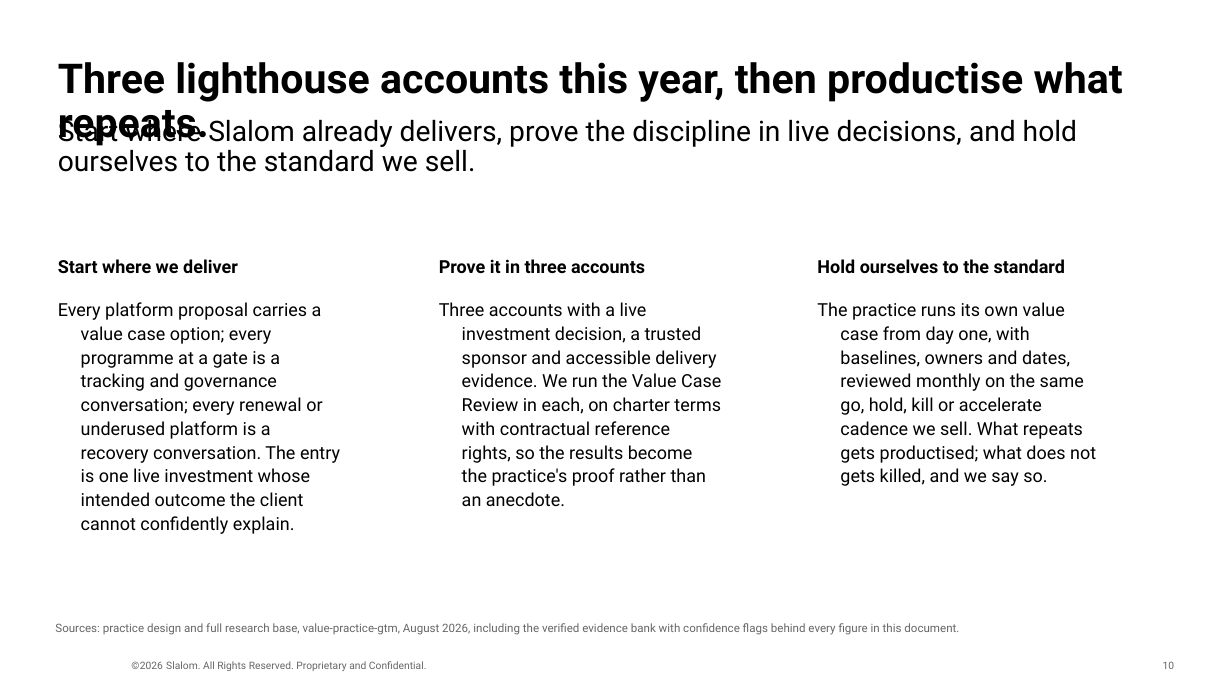
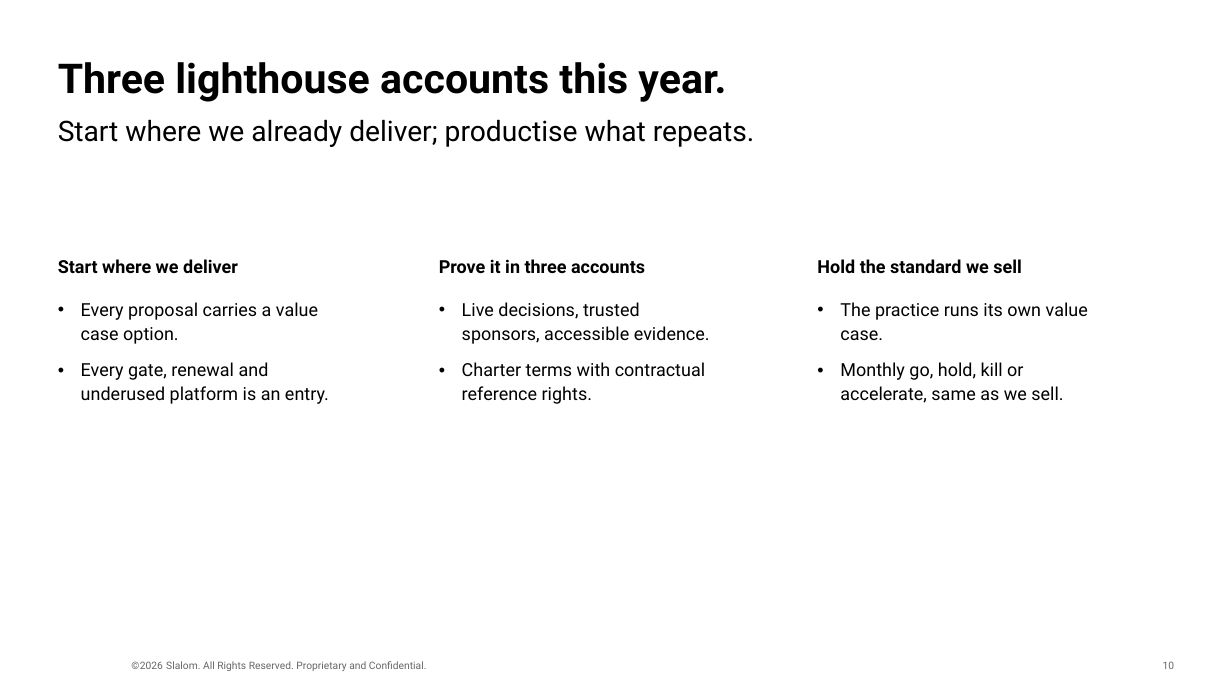
Before and after one commit to leewainescott-debug/anthropic-claude-code, a slide deck: slide 10 of value-practice-gtm/Value_Realisation_Internal_Deck.pptx. Drawn at 1232x693 pixels with LibreOffice and Linux fonts; fonts in the diff are those of the drawing; background and template pictures are left out. Boxes give left, top, right and bottom in pixels: in the first picture for what was removed or moved away, otherwise in the second. Text is boxed around its words. In the diff, an @@ line names an element or a change of style, - is before the commit and + after.

```diff
--- a/value-practice-gtm/Value_Realisation_Internal_Deck.pptx
+++ b/value-practice-gtm/Value_Realisation_Internal_Deck.pptx
@@ title at [58, 62, 726, 102]: text changed @@
-Three lighthouse accounts this year, then productise what repeats.
+Three lighthouse accounts this year.
@@ text at [58, 119, 755, 147]: text changed @@
-Start where Slalom already delivers, prove the discipline in live decisions, and hold ourselves to the standard we sell.
+Start where we already deliver; productise what repeats.
@@ text at [817, 259, 1022, 273]: text changed @@
-Hold ourselves to the standard
+Hold the standard we sell
@@ text at [81, 302, 329, 404]: text changed @@
-Every platform proposal carries a value case option; every programme at a gate is a tracking and governance conversation; every renewal or underused platform is a recovery conversation. The entry is one live investment whose intended outcome the client cannot confidently explain.
+• Every proposal carries a value case option.
+• Every gate, renewal and underused platform is an entry.
@@ text at [462, 302, 710, 404]: text changed @@
-Three accounts with a live investment decision, a trusted sponsor and accessible delivery evidence. We run the Value Case Review in each, on charter terms with contractual reference rights, so the results become the practice's proof rather than an anecdote.
+• Live decisions, trusted sponsors, accessible evidence.
+• Charter terms with contractual reference rights.
@@ text at [840, 302, 1088, 403]: text changed @@
-The practice runs its own value case from day one, with baselines, owners and dates, reviewed monthly on the same go, hold, kill or accelerate cadence we sell. What repeats gets productised; what does not gets killed, and we say so.
+• The practice runs its own value case.
+• Monthly go, hold, kill or accelerate, same as we sell.
@@ text removed at [55, 623, 959, 635] @@
-Sources: practice design and full research base, value-practice-gtm, August 2026, including the verified evidence bank with confidence flags behind every figure in this document.
```
Also in this commit, not shown: 9 other slides changed.
